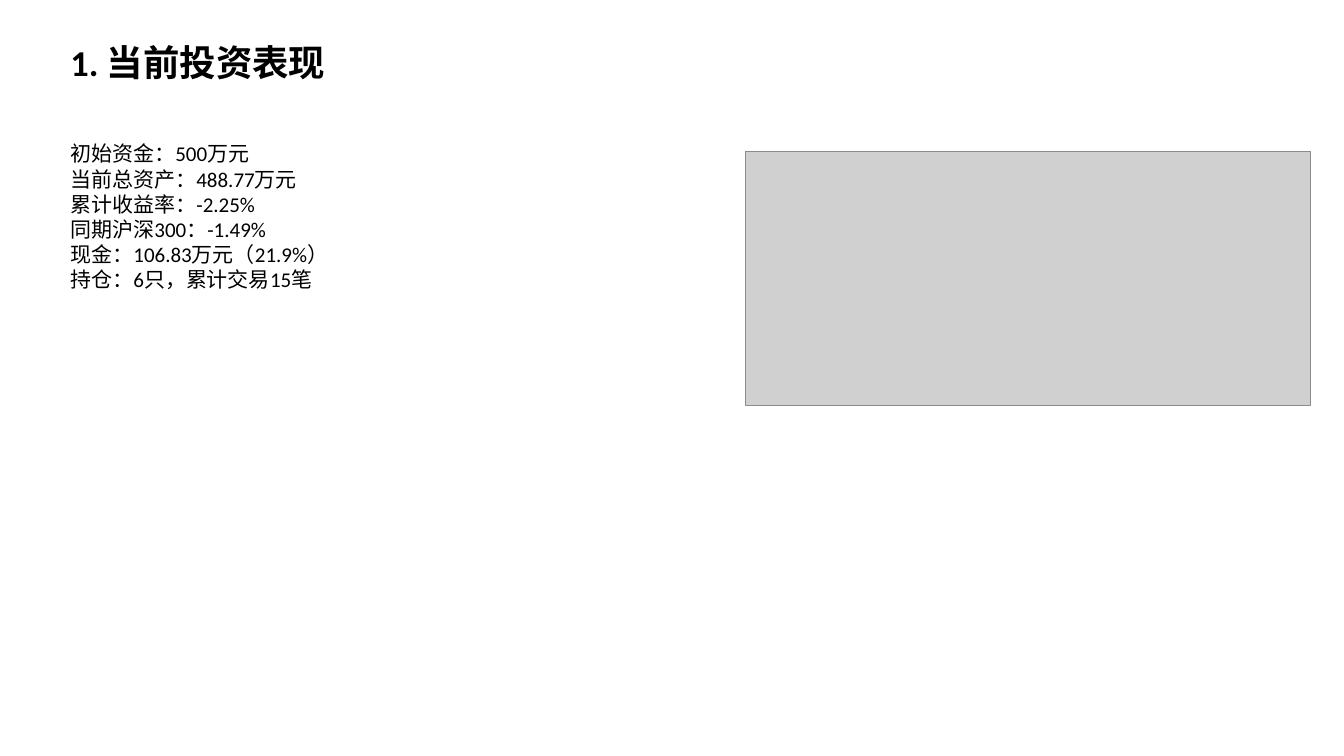
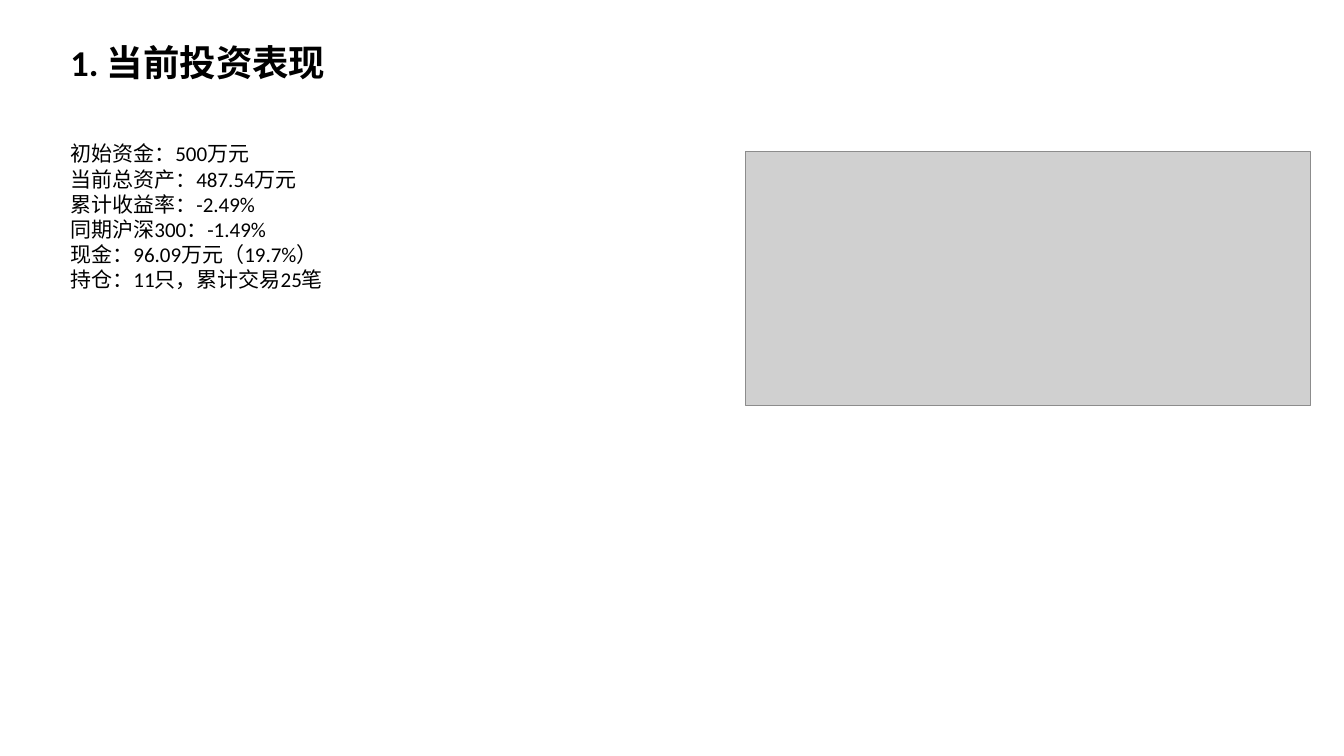
Before and after one commit to Albertdev12/pbl-workflow, a slide deck: slide 2 of outputs/12_中期路演.pptx. Drawn at 1344x756 pixels with LibreOffice and Linux fonts; fonts in the diff are those of the drawing; grey boxes stand for pictures. Boxes give left, top, right and bottom in pixels: in the first picture for what was removed or moved away, otherwise in the second. Text is boxed around its words. In the diff, an @@ line names an element or a change of style, - is before the commit and + after.

```diff
--- a/outputs/12_中期路演.pptx
+++ b/outputs/12_中期路演.pptx
@@ text at (70,169,297,214): text changed @@
-当前总资产：488.77万元
-累计收益率：-2.25%
+当前总资产：487.54万元
+累计收益率：-2.49%
@@ text at (70,244,323,289): text changed @@
-现金：106.83万元（21.9%）
-持仓：6只，累计交易15笔
+现金：96.09万元（19.7%）
+持仓：11只，累计交易25笔
```
Also in this commit, not shown: 1 other slide changed.
